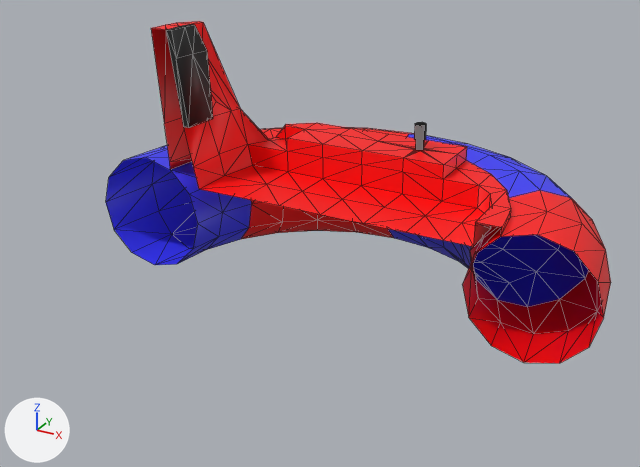
An edit to the COLLADA model models/TorusCart_red_darkblue.dae, drawn before and after from the same camera.
One viewpoint serves both versions: a 50 mm camera at (-1.094, -1.648, 1.021) aimed at (-1.98, -0.038, 0.216). Every picture has the same lights, and +X, +Y and +Z are marked at lower left. Mesh edges are drawn as thin lines.
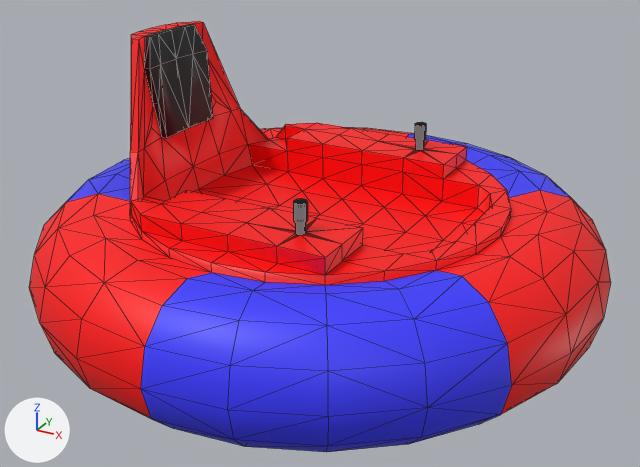
Pixel boxes (x1, y1, x2, y2) of what changed, in the pictures (640 x 467 px):
'Torus.004', reshaped (15% wider, 26% taller)
    before: (106, 21, 611, 363)
    after: (29, 21, 611, 452)
part 1 of me_torus_001, added
    after: (29, 28, 604, 452)

What changed in the scene script:
```text
Change me_torus_001:
    used by ob_torus_004; location = (-2.0, 0.0, 0.0)
    remove me_torus_001.from_pydata(...)  # 392 vertices, 755 faces; spans x -0.65..0.65, y 0.0..0.65, z 0.0..0.627
    add me_torus_001.from_pydata(...)  # 741 vertices, 1507 faces; spans x -0.65..0.65, y -0.65..0.65, z 0.0..0.627
    me_torus_001 part 1: 349 vertices added at x -0.628..0.628, y -0.65..-0.05, z 0.0..0.627
```
